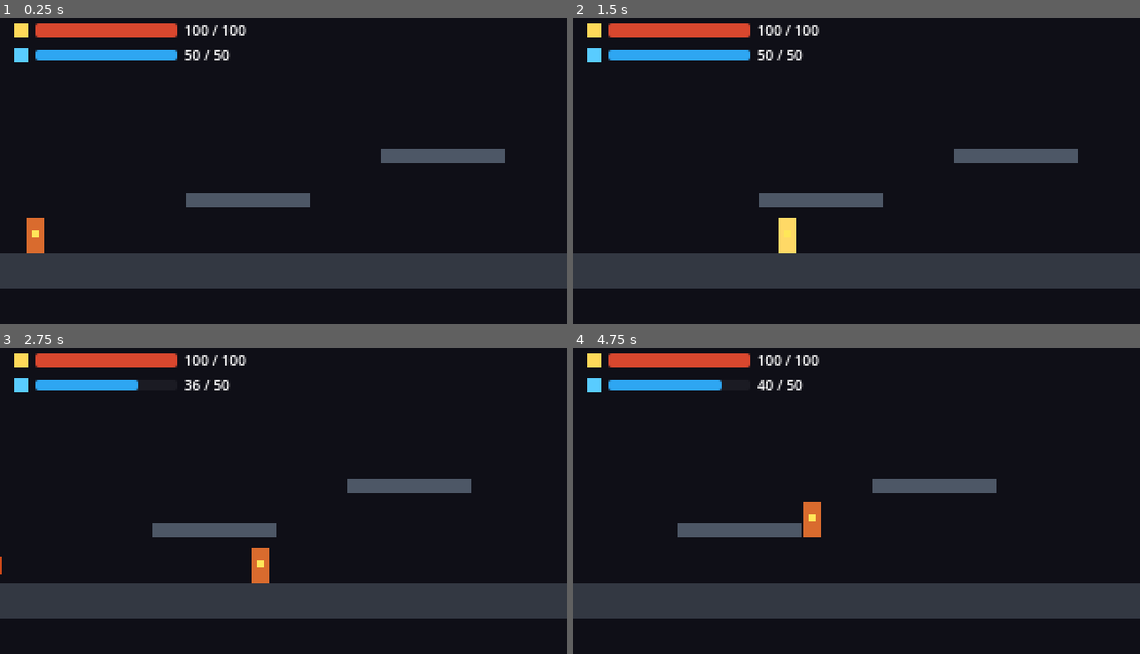
Above: before the commit, frames 1-4 (two rows, left to right).
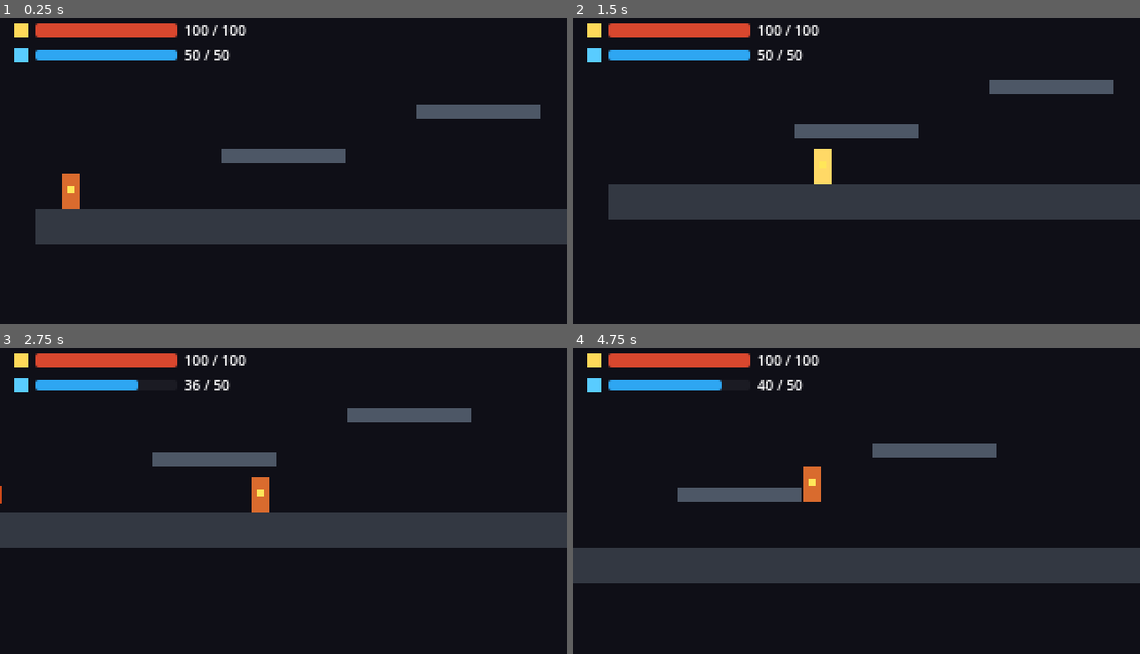
Above: after the commit, the same moments.

Repository: ParjanyaReddy/TheLastWick
Game: Godot game, scene res://scenes/systems/level_builder.tscn
The game is run twice, just before and just after one commit, with the same random seed, the same clock (stepped at 60 frames per second) and the same inputs.
Inputs:
- Up to frame 1 (0.25 s): no input
- Up to frame 2 (1.5 s): tap Enter at 0.5 s; hold D (move_right) from 0.53 s (still down); tap J (attack) at 0.6 s; tap Space (jump) at 0.77 s; tap Shift (dash) at 1.35 s
- Up to frame 3 (2.75 s): tap Space (jump) at 1.52 s; release D (move_right) at 2.03 s; hold A (move_left) from 2.03 s (still down); tap K (spell) at 2.1 s
- Up to frame 4 (4.75 s): release A (move_left) at 2.78 s; hold D (move_right) 2.78-4.28 s; tap R at 2.85 s; tap Space (jump) at 3.02, 3.77, 4.52 s; tap J (attack) at 3.6 s; hold A (move_left) from 4.28 s (still down); tap Shift (dash) at 4.35 s

The runs differ from the first frame. In frame 1, 27% of the frame differs, in the area x 0-100%, y 28-89%; in frame 2, 26%; in frame 3, 27%; in frame 4, 28%, in the area x 0-100%, y 31-89%.

Commit message:
Fix M5 camera clamping across stitched chunks and dual combat arena gates

Diff:
--- a/scenes/chunks/depth1/chunk_combat_1.tscn
+++ b/scenes/chunks/depth1/chunk_combat_1.tscn
@@ -3,7 +3,7 @@
 [ext_resource type="Script" path="res://scripts/systems/chunk.gd" id="1_chunk"]
 
 [sub_resource type="RectangleShape2D" id="RectangleShape2D_det"]
-size = Vector2(20, 140)
+size = Vector2(80, 140)
 
 [sub_resource type="RectangleShape2D" id="RectangleShape2D_floor"]
 size = Vector2(440, 20)
@@ -12,7 +12,7 @@
 size = Vector2(90, 8)
 
 [sub_resource type="RectangleShape2D" id="RectangleShape2D_gate"]
-size = Vector2(12, 60)
+size = Vector2(14, 65)
 
 [node name="ChunkCombat1" type="Node2D"]
 script = ExtResource("1_chunk")
@@ -37,7 +37,7 @@
 collision_mask = 2
 
 [node name="CollisionShape2D" type="CollisionShape2D" parent="PlayerDetector"]
-position = Vector2(25, 90)
+position = Vector2(60, 90)
 shape = SubResource("RectangleShape2D_det")
 
 [node name="Floor" type="StaticBody2D" parent="."]
@@ -70,20 +70,35 @@
 offset_bottom = 4.0
 color = Color(0.3, 0.34, 0.4, 1)
 
-[node name="LockedGate" type="StaticBody2D" parent="."]
+[node name="EntryGate" type="StaticBody2D" parent="."]
+position = Vector2(15, 115)
+collision_layer = 1
+collision_mask = 2
+
+[node name="CollisionShape2D" type="CollisionShape2D" parent="EntryGate"]
+shape = SubResource("RectangleShape2D_gate")
+
+[node name="BarrierVisual" type="ColorRect" parent="EntryGate"]
+offset_left = -7.0
+offset_top = -32.0
+offset_right = 7.0
+offset_bottom = 32.0
+color = Color(0.9, 0.25, 0.2, 0.85)
+
+[node name="ExitGate" type="StaticBody2D" parent="."]
 position = Vector2(425, 115)
 collision_layer = 1
 collision_mask = 2
 
-[node name="CollisionShape2D" type="CollisionShape2D" parent="LockedGate"]
+[node name="CollisionShape2D" type="CollisionShape2D" parent="ExitGate"]
 shape = SubResource("RectangleShape2D_gate")
 
-[node name="BarrierVisual" type="ColorRect" parent="LockedGate"]
-offset_left = -6.0
-offset_top = -30.0
-offset_right = 6.0
-offset_bottom = 30.0
-color = Color(0.9, 0.3, 0.2, 0.85)
+[node name="BarrierVisual" type="ColorRect" parent="ExitGate"]
+offset_left = -7.0
+offset_top = -32.0
+offset_right = 7.0
+offset_bottom = 32.0
+color = Color(0.9, 0.25, 0.2, 0.85)
 
 [node name="RewardSpawn" type="Marker2D" parent="."]
 position = Vector2(220, 130)
--- a/scripts/systems/chunk.gd
+++ b/scripts/systems/chunk.gd
@@ -7,13 +7,13 @@
 
 @onready var entry_marker: Marker2D = $Entry
 @onready var exit_marker: Marker2D = $Exit
-@onready var bounds_top_left: Marker2D = $Bounds/TopLeft
-@onready var bounds_bottom_right: Marker2D = $Bounds/BottomRight
 @onready var player_detector: Area2D = $PlayerDetector
-@onready var locked_gate: StaticBody2D = $LockedGate
-@onready var reward_spawn: Marker2D = $RewardSpawn
-@onready var wave1_node: Node2D = $Waves/Wave1
-@onready var wave2_node: Node2D = $Waves/Wave2
+@onready var entry_gate: StaticBody2D = get_node_or_null("EntryGate")
+@onready var exit_gate: StaticBody2D = get_node_or_null("ExitGate")
+@onready var locked_gate: StaticBody2D = get_node_or_null("LockedGate")
+@onready var reward_spawn: Marker2D = get_node_or_null("RewardSpawn")
+@onready var wave1_node: Node2D = get_node_or_null("Waves/Wave1")
+@onready var wave2_node: Node2D = get_node_or_null("Waves/Wave2")
 
 const WAX_PICKUP_SCENE = preload("res://scenes/pickups/wax_pickup.tscn")
 const HEART_PICKUP_SCENE = preload("res://scenes/pickups/heart_wick_pickup.tscn")
@@ -26,30 +26,20 @@
 var active_enemies: Array[Node] = []
 
 func _ready() -> void:
-	if locked_gate:
-		_set_gate_locked(false)
+	_set_gates_locked(false)
 	if player_detector:
 		player_detector.body_entered.connect(_on_player_entered)
 
 func _on_player_entered(body: Node2D) -> void:
 	if body.is_in_group("player") and not is_active and not is_cleared:
 		is_active = true
-		_update_camera_limits()
 		if is_combat_chunk:
 			_start_combat()
 		else:
 			is_cleared = true
 
-func _update_camera_limits() -> void:
-	var camera = get_viewport().get_camera_2d()
-	if camera and bounds_top_left and bounds_bottom_right:
-		camera.limit_left = int(bounds_top_left.global_position.x)
-		camera.limit_top = int(bounds_top_left.global_position.y)
-		camera.limit_right = int(bounds_bottom_right.global_position.x)
-		camera.limit_bottom = int(bounds_bottom_right.global_position.y)
-
 func _start_combat() -> void:
-	_set_gate_locked(true)
+	_set_gates_locked(true)
 	current_wave = 1
 	_spawn_wave(wave1_node)
 
@@ -62,7 +52,6 @@
 	var markers = wave_node.get_children()
 	for marker in markers:
 		if marker is Marker2D:
-			# Alternate between Cinderling and Ash Hurler
 			var enemy_scene = ASH_HURLER_SCENE if marker.is_in_group("sniper") else CINDERLING_SCENE
 			var enemy = enemy_scene.instantiate() as CharacterBody2D
 			add_child(enemy)
@@ -84,7 +73,6 @@
 func _on_wave_completed() -> void:
 	if current_wave == 1 and wave2_node and wave2_node.get_child_count() > 0:
 		current_wave = 2
-		# Short 0.6s breather before wave 2
 		await get_tree().create_timer(0.6).timeout
 		_spawn_wave(wave2_node)
 	else:
@@ -93,21 +81,21 @@
 func _finish_combat() -> void:
 	is_cleared = true
 	is_active = false
-	_set_gate_locked(false)
+	_set_gates_locked(false)
 	Events.room_cleared.emit()
 	cleared.emit()
 	_spawn_rewards()
 
 func _spawn_rewards() -> void:
 	if reward_spawn:
-		# Spawn Wax or Heart Wick
 		var reward = HEART_PICKUP_SCENE.instantiate() if randf() < 0.35 else WAX_PICKUP_SCENE.instantiate()
 		get_parent().add_child(reward)
 		reward.global_position = reward_spawn.global_position
 
-func _set_gate_locked(locked: bool) -> void:
-	if locked_gate:
-		locked_gate.visible = locked
-		var col = locked_gate.get_node_or_null("CollisionShape2D")
-		if col:
-			col.set_deferred("disabled", not locked)
+func _set_gates_locked(locked: bool) -> void:
+	for gate in [entry_gate, exit_gate, locked_gate]:
+		if gate and is_instance_valid(gate):
+			gate.visible = locked
+			var col = gate.get_node_or_null("CollisionShape2D")
+			if col:
+				col.set_deferred("disabled", not locked)
--- a/scripts/systems/level_builder.gd
+++ b/scripts/systems/level_builder.gd
@@ -40,3 +40,11 @@
 		player_instance = PLAYER_SCENE.instantiate() as CharacterBody2D
 		add_child(player_instance)
 		player_instance.global_position = entry_marker.global_position + Vector2(20.0, -10.0)
+
+		# Set camera limits to encompass the entire stitched level!
+		var camera = player_instance.get_node_or_null("Camera2D") as Camera2D
+		if camera:
+			camera.limit_left = -20
+			camera.limit_right = int(cursor_x + 60.0)
+			camera.limit_top = -250
+			camera.limit_bottom = 250
Not shown, added: scripts/pickups/heart_wick_pickup.gd.uid
Not shown, added: scripts/pickups/wax_pickup.gd.uid
Not shown, added: scripts/systems/chunk.gd.uid
Not shown, added: scripts/systems/level_builder.gd.uid
